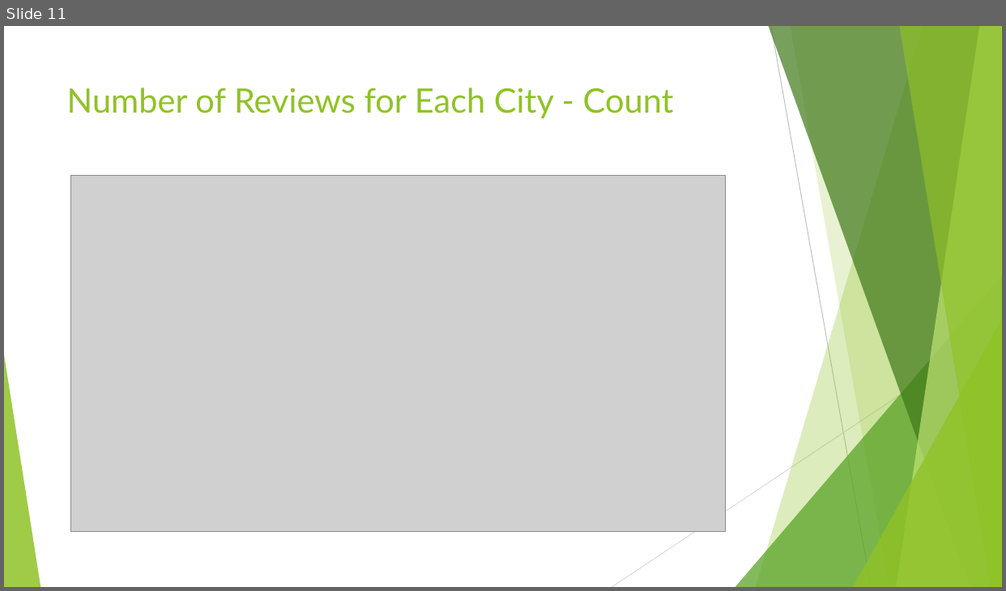
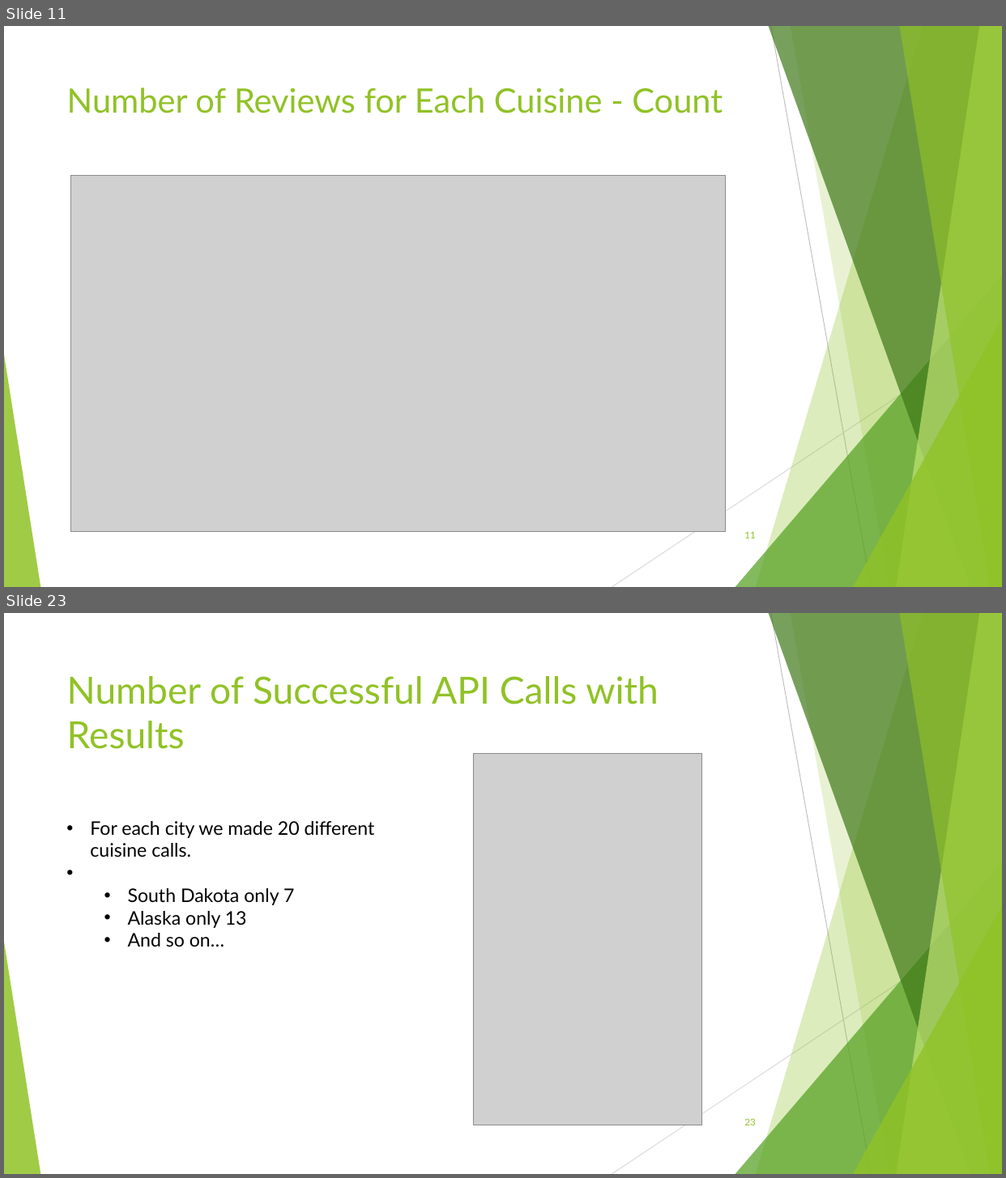
Before and after one commit to Cnw695/Project_1, a slide deck: final_project_one_slides.pptx. Shown one above the other, each under a label of ours: slide 11 before the commit, slides 11 and 23 after it; the slides between them are not shown. The pictures are 1006x591 and 1006x1178 pixels, drawn with LibreOffice and Linux fonts; fonts in the diff are those of the drawing; grey boxes stand for pictures. Boxes give left, top, right and bottom in pixels: in the first picture for what was removed or moved away, otherwise in the second. Text is boxed around its words. In the diff, an @@ line names an element or a change of style, - is before the commit and + after.

```diff
--- a/final_project_one_slides.pptx
+++ b/final_project_one_slides.pptx
@@ slide 23 added at (4,613,1002,1174), background #FFFFFF; not listed: 10 template elements that a slide beside it also shows @@
@@ title added at (67,676,658,749), 36 pt, text #90C226 @@
+Number of Successful API Calls with Results
@@ picture added at (473,754,701,1126) @@
@@ text added at (90,821,375,948), 18 pt, text #000000 @@
+• For each city we made 20 different cuisine calls.
+  • South Dakota only 7
+  • Alaska only 13
+  • And so on…
@@ page number added at (744,1118,755,1126), 9 pt, text #90C226 @@
+23
@@ slide 11 changed as well @@
@@ title at (67,88,722,113): text changed @@
-Number of Reviews for Each City - Count
+Number of Reviews for Each Cuisine - Count
@@ page number added at (744,531,755,539), 9 pt, text #90C226 @@
+11
```
Also in this commit, not shown: 12 other slides changed, 12 other slides added, 12 slides removed, 10 other files.
